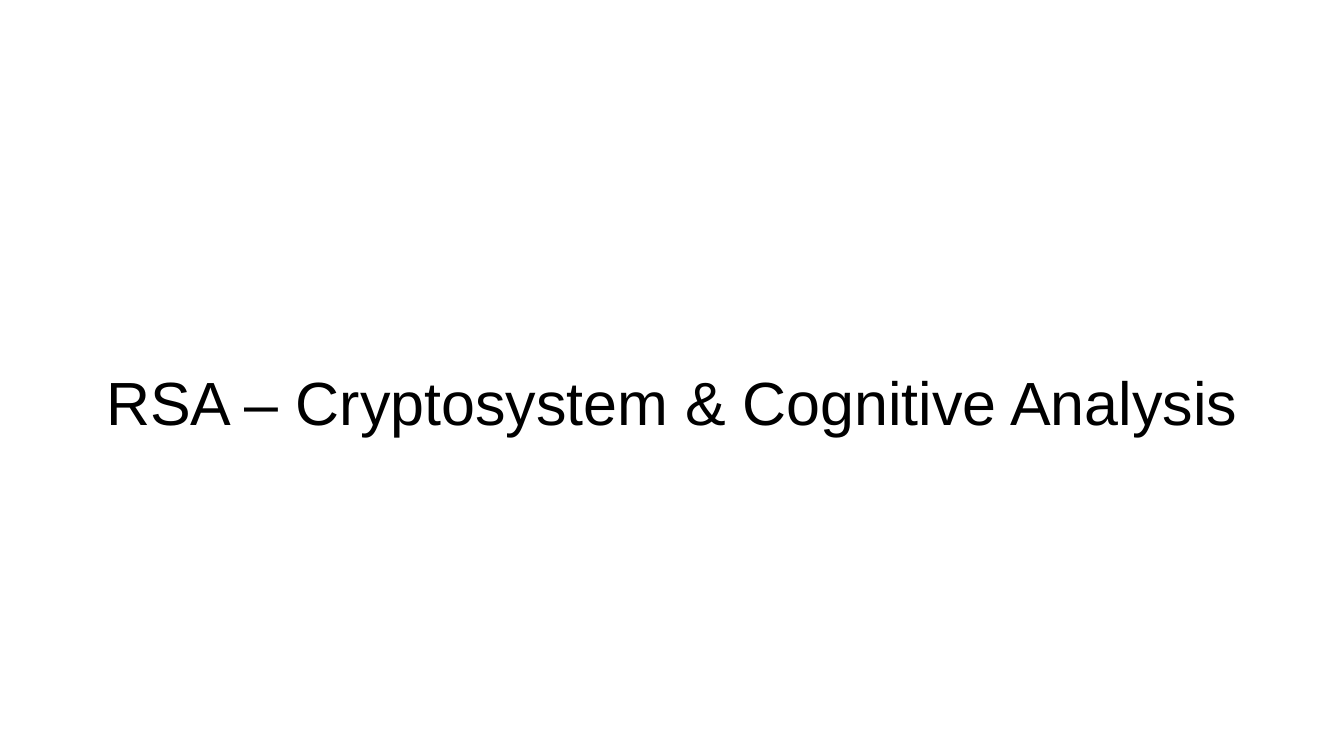
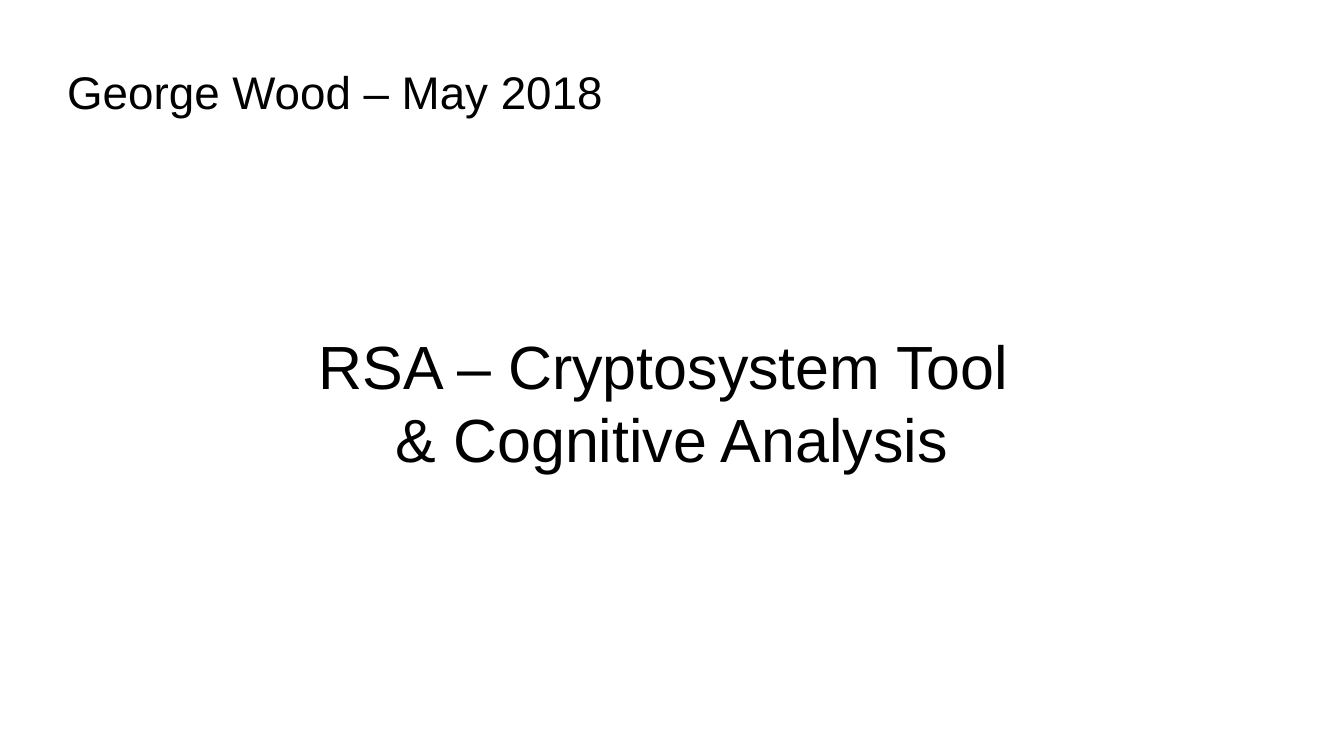
Before and after one commit to Geoiv/woodRSA, a slide deck: slide 1 of doc/writeup/Presentation.odp. Drawn at 1344x756 pixels with LibreOffice and Linux fonts; fonts in the diff are those of the drawing; background and template pictures are left out. Boxes give left, top, right and bottom in pixels: in the first picture for what was removed or moved away, otherwise in the second. Text is boxed around its words. In the diff, an @@ line names an element or a change of style, - is before the commit and + after.

```diff
--- a/doc/writeup/Presentation.odp
+++ b/doc/writeup/Presentation.odp
@@ title at (67,76,603,118): text changed; size 35.7 to 27 pt; text colour #FFFFFF to #000000 @@
-George Wood
+George Wood – May 2018
@@ subtitle at (319,344,1008,473): text changed @@
-RSA – Cryptosystem & Cognitive Analysis
+RSA – Cryptosystem Tool
+& Cognitive Analysis
```
Also in this commit, not shown: 7 other slides changed, 2 slides added, 1 slide removed, 56 other files.
